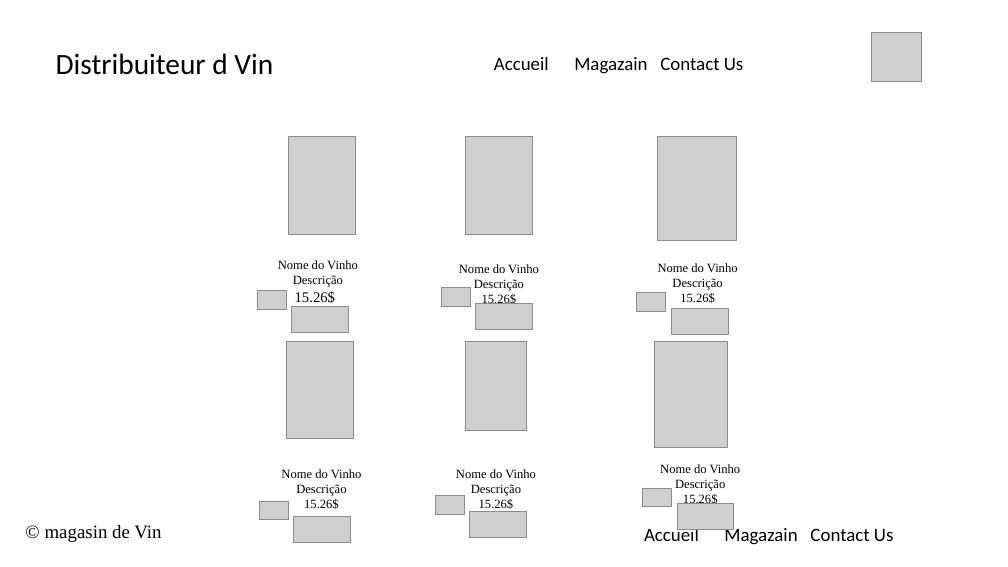
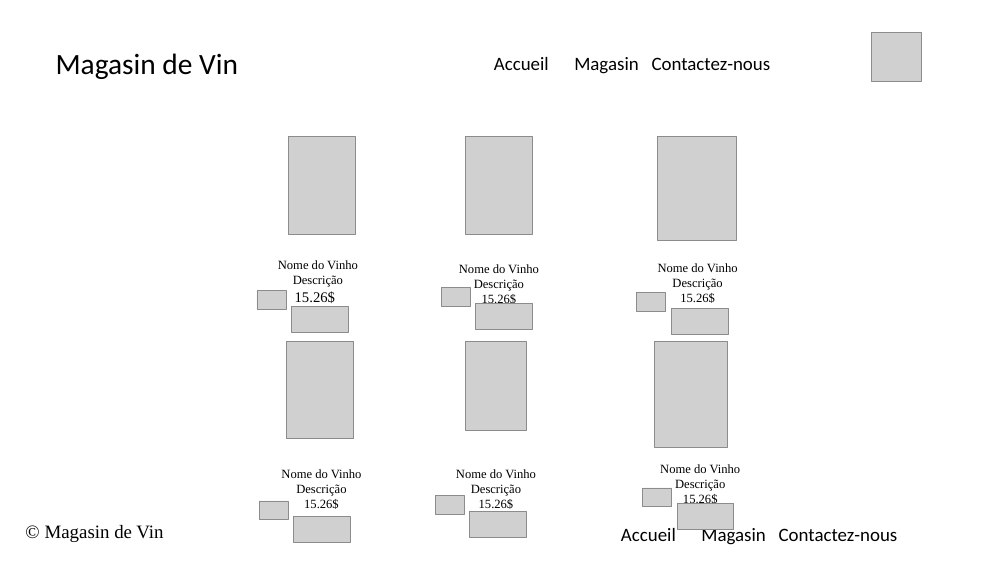
Before and after one commit to camimayer/projectWebF23, a slide deck: slide 3 of Maquete do Projeto.pptx. Drawn at 1008x567 pixels with LibreOffice and Linux fonts; fonts in the diff are those of the drawing; grey boxes stand for pictures. Boxes give left, top, right and bottom in pixels: in the first picture for what was removed or moved away, otherwise in the second. Text is boxed around its words. In the diff, an @@ line names an element or a change of style, - is before the commit and + after.

Commit message:
ContactUs - Header - Footer

```diff
--- a/Maquete do Projeto.pptx
+++ b/Maquete do Projeto.pptx
@@ text at (56,53,238,79): text changed @@
-Distribuiteur d Vin
+Magasin de Vin
@@ text at (494,57,771,74): text changed @@
-Accueil Magazain Contact Us
+Accueil Magasin Contactez-nous
@@ text at (45,525,163,542): text changed @@
-© magasin de Vin
+© Magasin de Vin
@@ text at (621,526,898,545): text changed @@
-Accueil Magazain Contact Us
+Accueil Magasin Contactez-nous
```
Also in this commit, not shown: 4 other slides changed, 5 other files.
